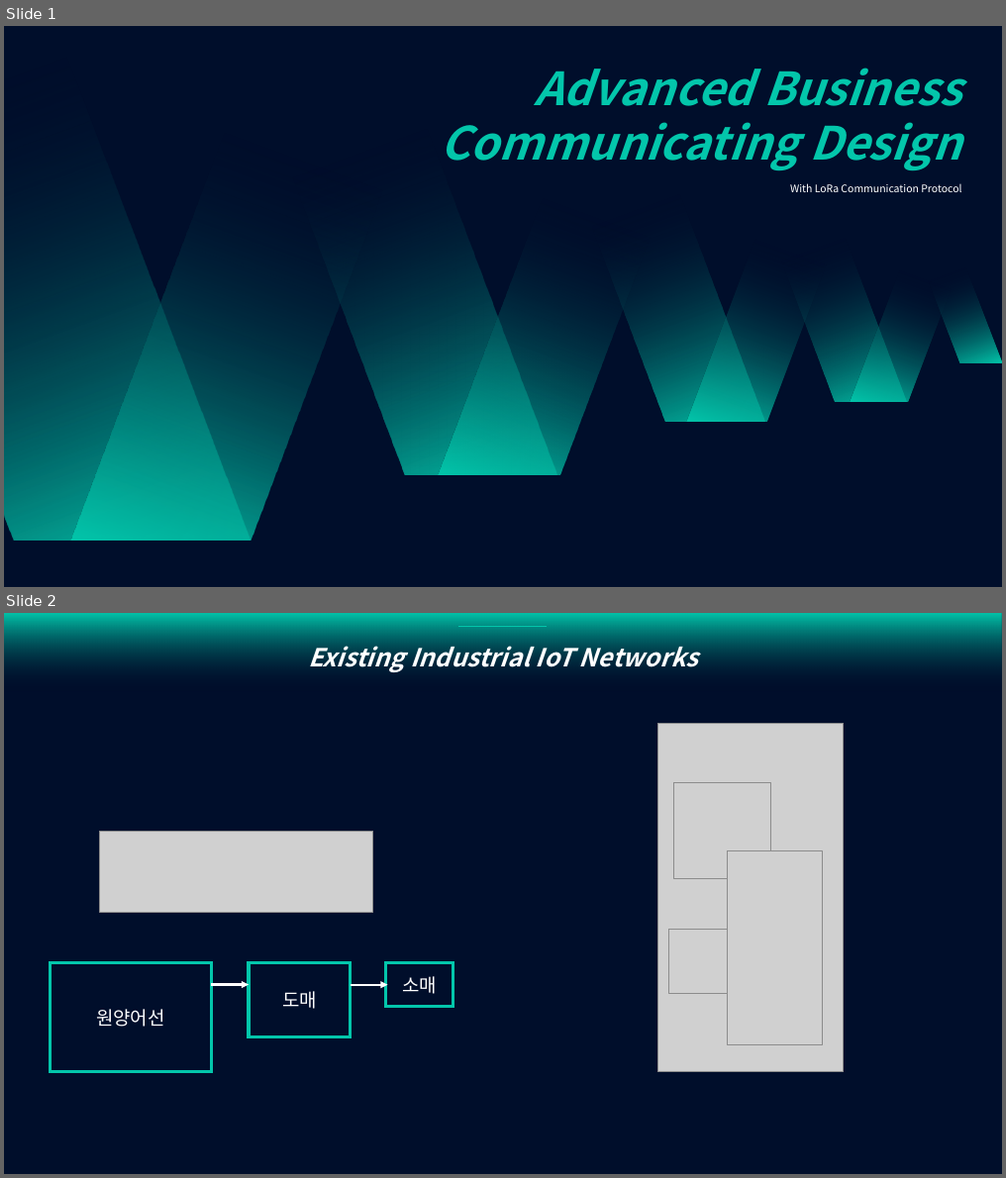
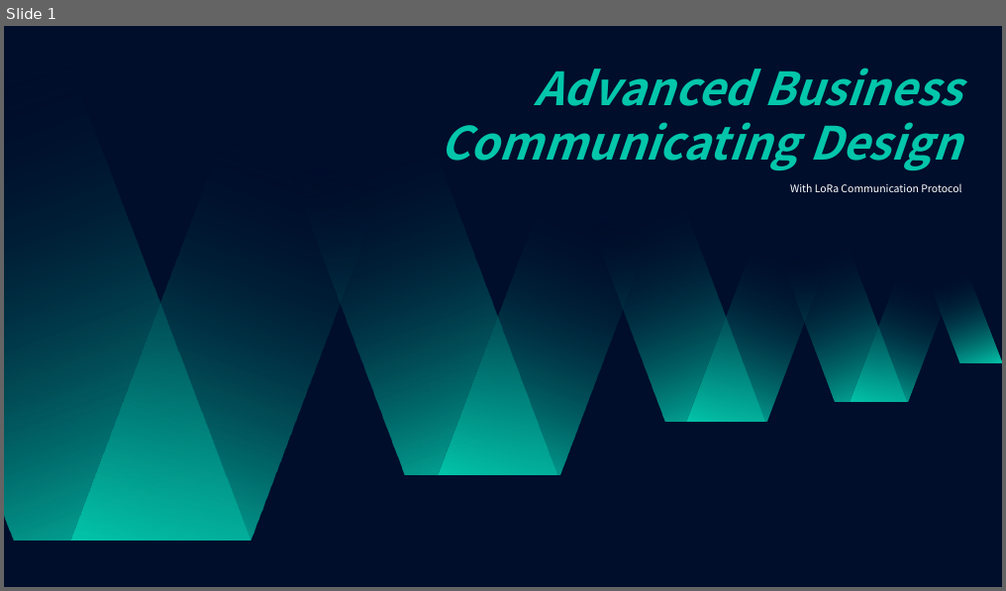
Before and after one commit to purachina/etri, a slide deck: Advanced Buisness Communicating Design/구현.pptx. Shown one above the other, each under a label of ours: slides 1 and 2 before the commit, slide 1 after it. The pictures are 1006x1178 and 1006x591 pixels, drawn with LibreOffice and Linux fonts; fonts in the diff are those of the drawing; grey boxes stand for pictures. Boxes give left, top, right and bottom in pixels: in the first picture for what was removed or moved away, otherwise in the second. Text is boxed around its words. In the diff, an @@ line names an element or a change of style, - is before the commit and + after.

```diff
--- a/Advanced Buisness Communicating Design/구현.pptx
+++ b/Advanced Buisness Communicating Design/구현.pptx
@@ slide 2 removed at (4, 613, 1002, 1174), background #000E2B @@
@@ line removed from (458, 627) to (547, 627) @@
@@ text removed at (308, 646, 698, 673) @@
-Existing Industrial IoT Networks
@@ picture removed at (657, 723, 844, 1072) @@
@@ picture removed at (674, 782, 770, 878) @@
@@ picture removed at (100, 831, 373, 912) @@
@@ picture removed at (727, 851, 823, 1045) @@
@@ picture removed at (668, 930, 734, 994) @@
@@ rectangle removed at (51, 963, 211, 1072) @@
-원양어선
@@ rectangle removed at (249, 963, 350, 1038) @@
-도매
@@ rectangle removed at (386, 963, 453, 1007) @@
-소매
@@ arrow removed from (211, 985) to (249, 985) @@
@@ arrow removed from (350, 985) to (388, 985) @@
```
Also in this commit, not shown: 10 slides added, 7 other slides removed.
